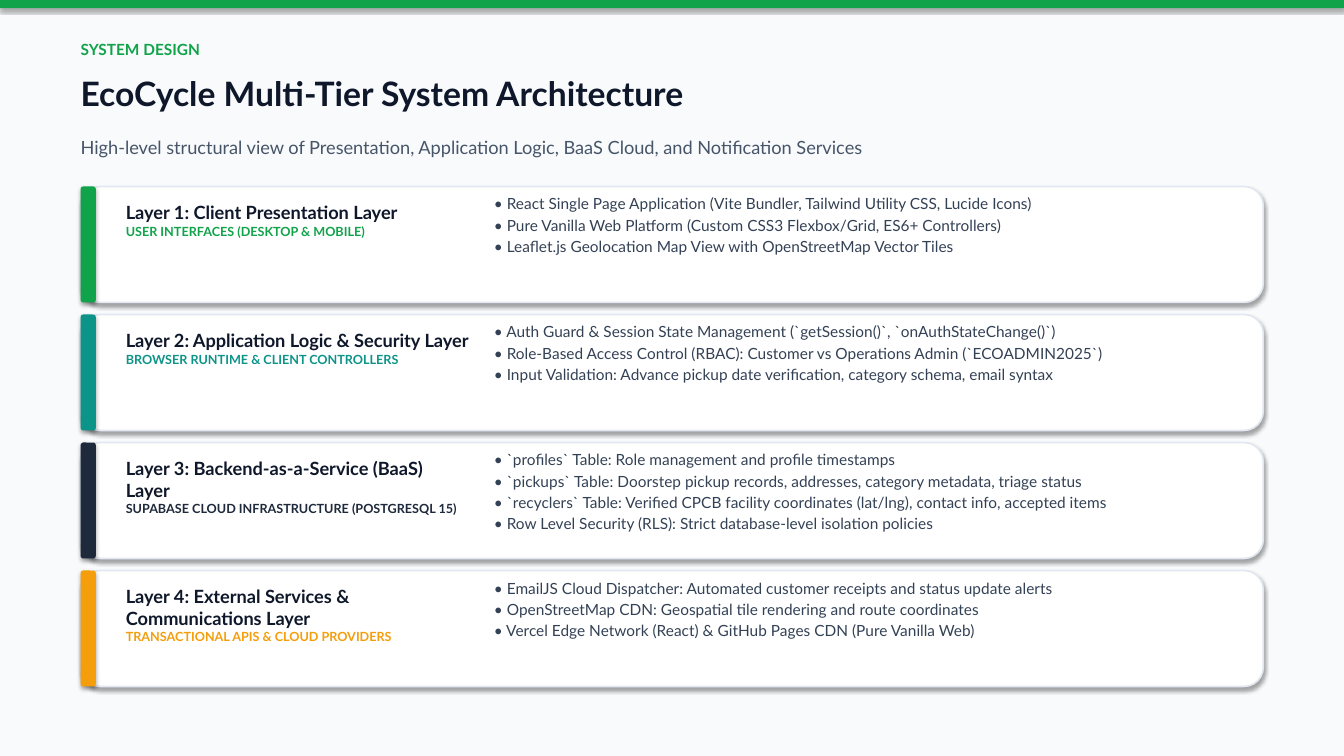
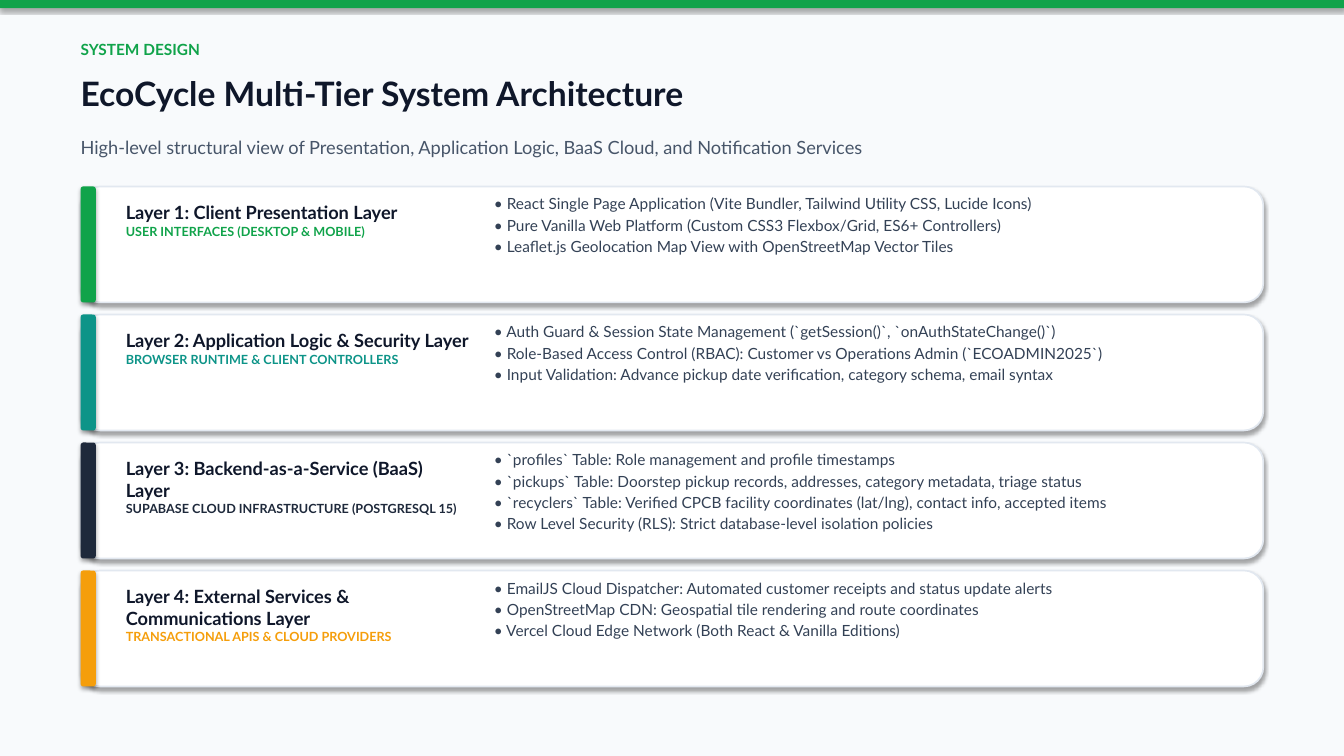
Before and after one commit to chandan-bk/ecocycle-vanilla, a slide deck: slide 7 of EcoCycle_Project_Presentation.pptx. Drawn at 1344x756 pixels with LibreOffice and Linux fonts; fonts in the diff are those of the drawing. Boxes give left, top, right and bottom in pixels: in the first picture for what was removed or moved away, otherwise in the second. Text is boxed around its words. In the diff, an @@ line names an element or a change of style, - is before the commit and + after.

Commit message:
docs: update vanilla live URL to https://ecocycle-vanilla.vercel.app/

```diff
--- a/EcoCycle_Project_Presentation.pptx
+++ b/EcoCycle_Project_Presentation.pptx
@@ text at (506,624,900,639): text changed @@
-• Vercel Edge Network (React) & GitHub Pages CDN (Pure Vanilla Web)
+• Vercel Cloud Edge Network (Both React & Vanilla Editions)
```
Also in this commit, not shown: 3 other slides changed, 2 other files.
